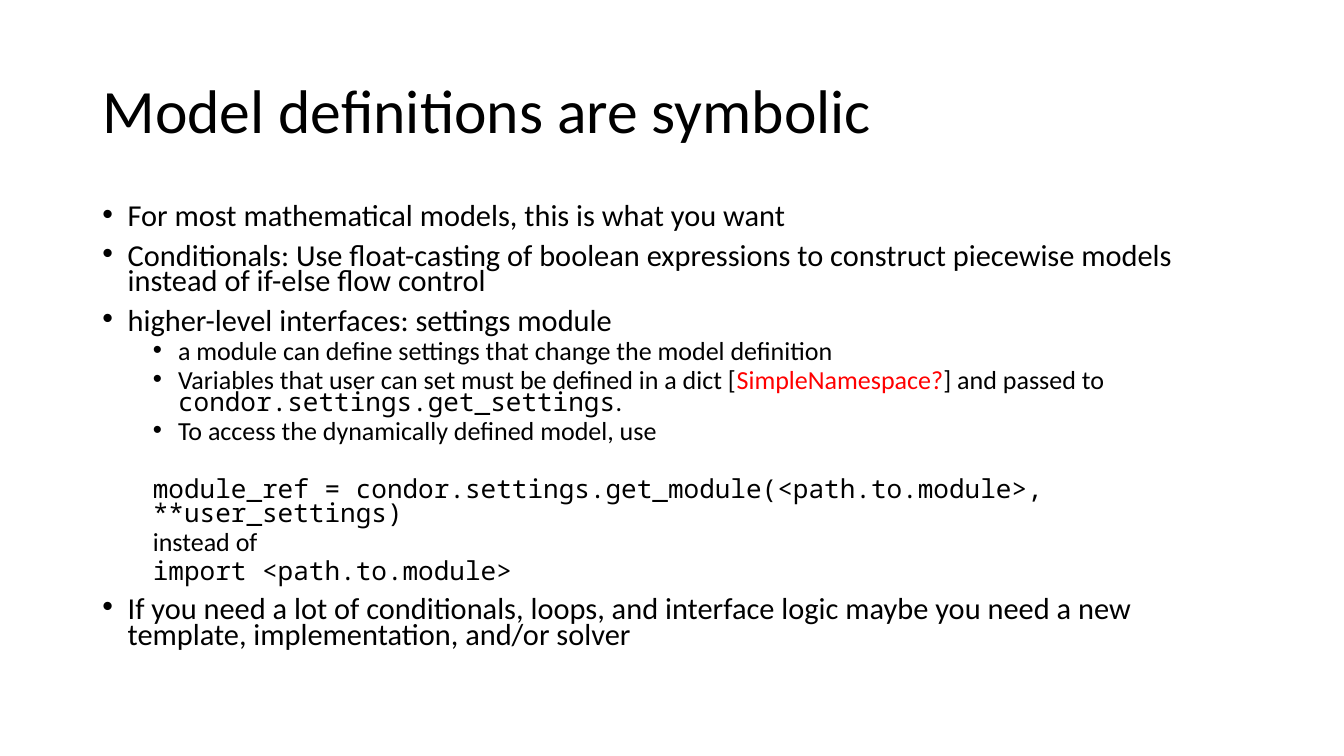
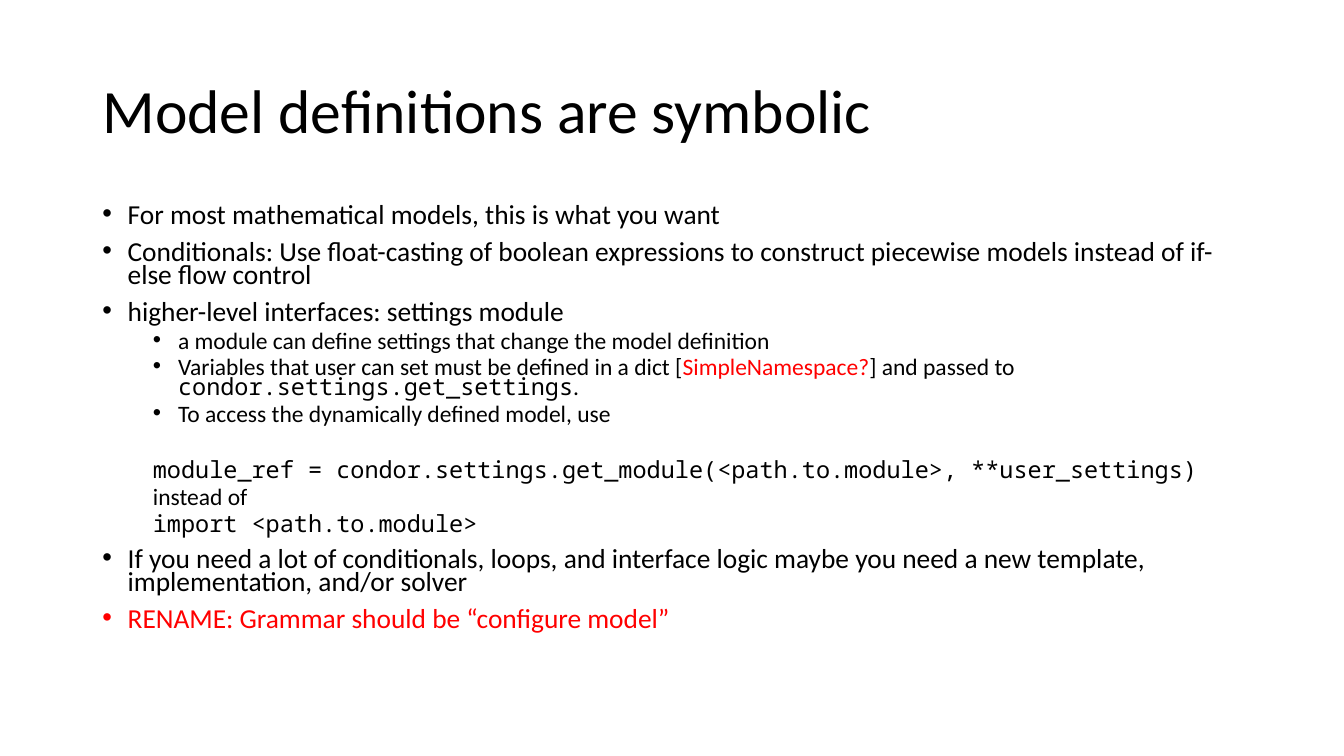
Before and after one commit to nlistgarten/condor, a slide deck: slide 13 of design/condor.pptx. Drawn at 1344x756 pixels with LibreOffice and Linux fonts; fonts in the diff are those of the drawing. Boxes give left, top, right and bottom in pixels: in the first picture for what was removed or moved away, otherwise in the second. Text is boxed around its words. In the diff, an @@ line names an element or a change of style, - is before the commit and + after.

```diff
--- a/design/condor.pptx
+++ b/design/condor.pptx
@@ text at <box>128,205,1212,596</box>: size 21.7 to 19.6 pt in "For most mathematical models, this is what ...", "Conditionals: Use float-casting of boolean expressions to ...", "higher-level interfaces: settings module", "If you need a lot of conditionals, ..."; size 18.6 to 16.8 pt in "a module can define settings that change ...", "Variables that user can set must be ...", "To access the dynamically defined model, use", "module_ref = condor.settings.get_module(<path.to.module>, ** ..." and 2 more places @@
@@ text at <box>128,608,669,633</box>: paragraph added @@
+• RENAME: Grammar should be “configure model”
```
Also in this commit, not shown: 5 other files.
